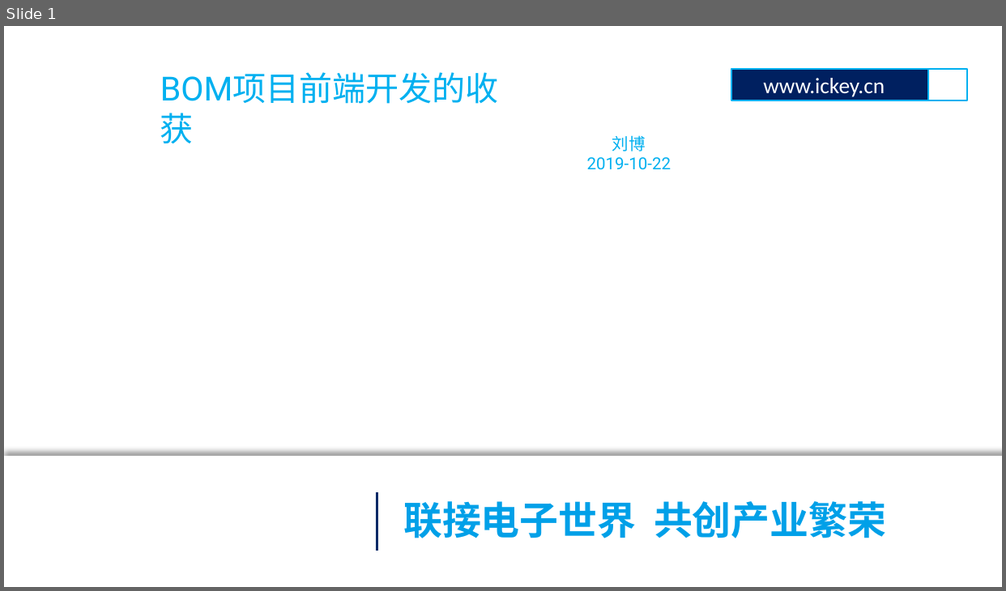
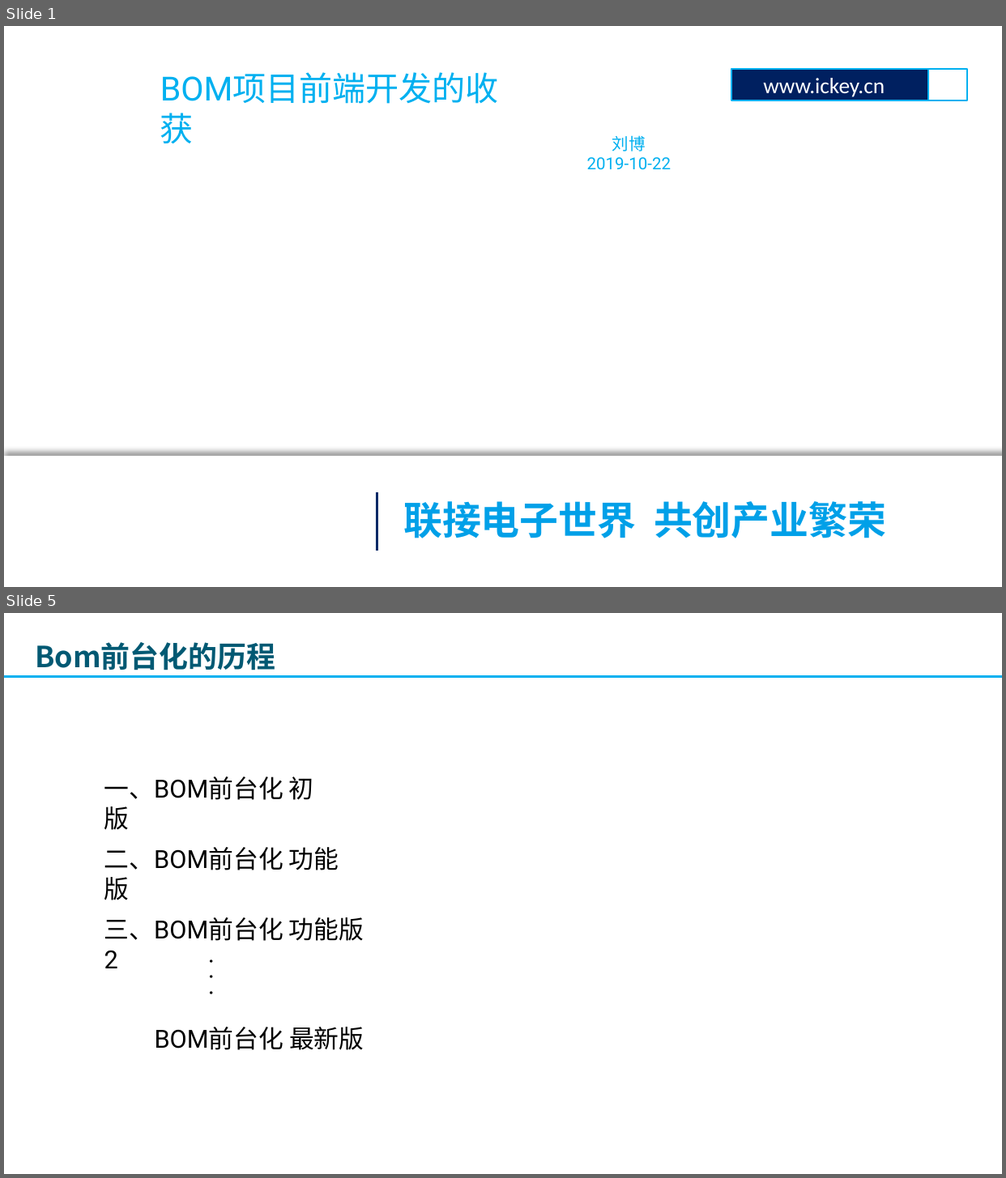
Before and after one commit to lbb1/lbb1.github.io, a slide deck: doc/2019-10-22 bom项目前端开发的收获.pptx. Shown one above the other, each under a label of ours: slide 1 before the commit, slides 1 and 5 after it; the slides between them are not shown. The pictures are 1006x591 and 1006x1178 pixels, drawn with LibreOffice and Linux fonts; fonts in the diff are those of the drawing; background and template pictures are left out. Boxes give left, top, right and bottom in pixels: in the first picture for what was removed or moved away, otherwise in the second. Text is boxed around its words. In the diff, an @@ line names an element or a change of style, - is before the commit and + after.

```diff
--- a/doc/2019-10-22 bom项目前端开发的收获.pptx
+++ b/doc/2019-10-22 bom项目前端开发的收获.pptx
@@ slide 5 added at [4,613,1002,1174], background picture (left out) @@
@@ text added at [35,642,275,671], 21 pt, text #005973, bold @@
+Bom前台化的历程
@@ line added from (4, 677) to (1002, 677), #00B0F0 1.5 pt @@
@@ text added at [104,777,314,830], 18 pt, text #000000 @@
+一、BOM前台化 初版
@@ text added at [104,847,339,901], 18 pt, text #000000 @@
+二、BOM前台化 功能版
@@ text added at [104,918,364,969], 18 pt, text #000000 @@
+三、BOM前台化 功能版2
@@ text added at [198,940,244,980], 18 pt, text #000000 @@
+·
@@ text added at [198,973,244,1012], 18 pt, text #000000 @@
+·
@@ text added at [198,956,244,996], 18 pt, text #000000 @@
+·
@@ text added at [155,1027,364,1050], 18 pt, text #000000 @@
+BOM前台化 最新版
```
Also in this commit, not shown: 4 slides changed, 1 slide removed, 4 other files.
